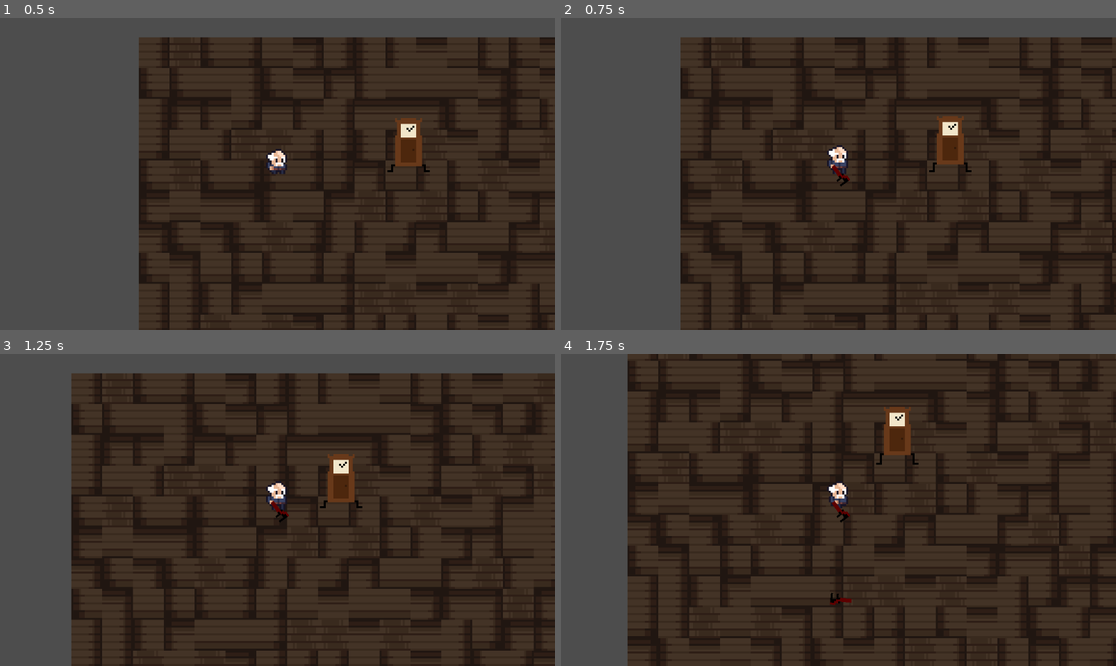
Above: before the commit, frames 1-4 (two rows, left to right).
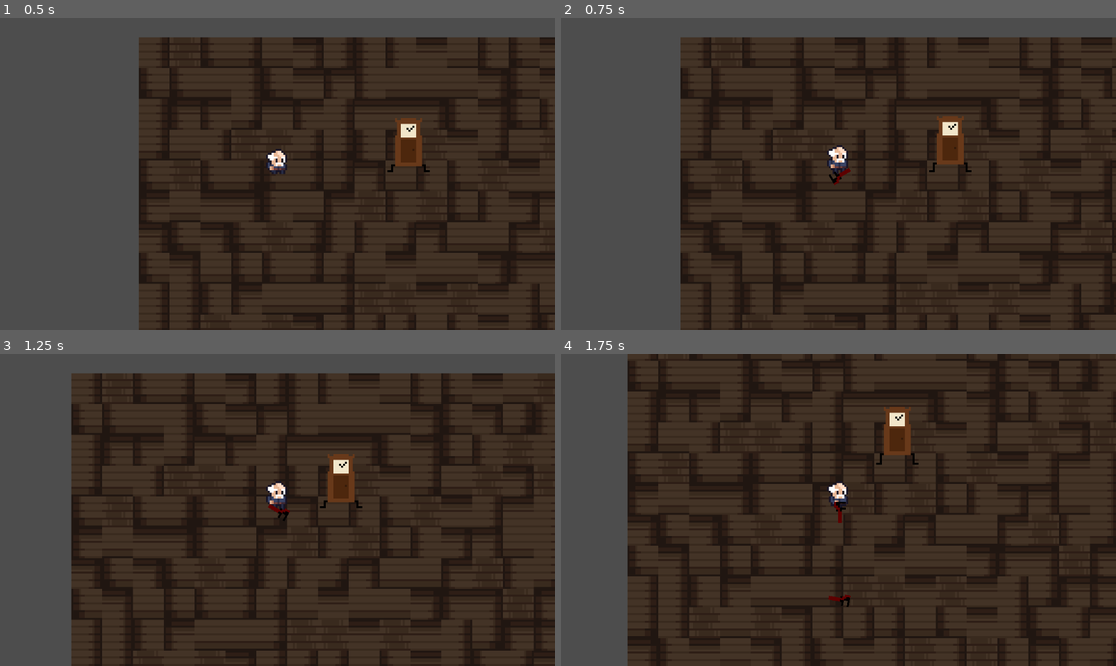
Above: after the commit, the same moments.

Repository: Jodios/JameGam30
Game: Godot game, scene res://for_testing_purposes_only.tscn
The game is run twice, just before and just after one commit, with the same random seed, the same clock (stepped at 60 frames per second) and the same inputs.
Inputs (mouse positions are in pixels of both pictures, inside the frame that each line leads up to):
- Up to frame 1 (0.5 s): no input
- Up to frame 2 (0.75 s): move the mouse to (960, 158) at 0.52 s; press the mouse at (960, 158) at 0.53 s; hold D (right) from 0.53 s (still down)
- Up to frame 3 (1.25 s): keep holding D (right)
- Up to frame 4 (1.75 s): move the mouse to (727, 525) at 1.27 s; release D (right) at 1.28 s; release the mouse at (727, 525) at 1.28 s; hold S (down) from 1.28 s (still down); click (727, 525) at 1.35 s

Frame 1 is identical in both runs. In frame 2, 0.1% of the frame differs, in the area x 48-53%, y 46-54%; in frame 3, less than 0.1%; in frame 4, 0.2%, in the area x 48-53%, y 46-82%.

Commit message:
Added collision sound

Diff:
--- a/weapons/wrench/wrench.gd
+++ b/weapons/wrench/wrench.gd
@@ -1,17 +1,24 @@
 extends Sprite2D
 
 @export var direction: Vector2
+
+@onready var animation_player: AnimationPlayer = $AnimationPlayer
 
 func _ready():
 	$Area2D.body_entered.connect(check_collision)
 
 func _process(_delta):
 	position += direction  * 2
-	rotation_degrees += 12
+	rotation_degrees += 20
 
 	if position.x < -1000 || position.x > 1000 || position.y < -1000 || position.y > 1000:
 		queue_free()
 
 func check_collision(body):
 	if body.has_method("clockman"):
+		$wrench_hit_01.play(0)
+		direction = Vector2.ZERO
+		animation_player.speed_scale = 2
+		animation_player.play("blow_up")
+		await animation_player.animation_finished
 		queue_free()
--- a/weapons/wrench/wrench.tscn
+++ b/weapons/wrench/wrench.tscn
@@ -1,7 +1,8 @@
-[gd_scene load_steps=7 format=3 uid="uid://cmh8qql5tvmne"]
+[gd_scene load_steps=8 format=3 uid="uid://cmh8qql5tvmne"]
 
 [ext_resource type="Script" path="res://weapons/wrench/wrench.gd" id="1_oo0fm"]
 [ext_resource type="Texture2D" uid="uid://dcyu5hblh131h" path="res://assets/wrench.png" id="2_bhqud"]
+[ext_resource type="AudioStream" uid="uid://dje4mvlgux2xd" path="res://assets/audio/wrench_hit_01.mp3" id="3_v2b30"]
 
 [sub_resource type="Animation" id="Animation_qgy3s"]
 resource_name = "blow_up"
@@ -40,8 +41,8 @@
 "blow_up": SubResource("Animation_qgy3s")
 }
 
-[sub_resource type="RectangleShape2D" id="RectangleShape2D_sj3x7"]
-size = Vector2(2, 8.5)
+[sub_resource type="CircleShape2D" id="CircleShape2D_khyt2"]
+radius = 8.01561
 
 [node name="wrench" type="Sprite2D"]
 script = ExtResource("1_oo0fm")
@@ -58,5 +59,8 @@
 [node name="Area2D" type="Area2D" parent="."]
 
 [node name="CollisionShape2D" type="CollisionShape2D" parent="Area2D"]
-position = Vector2(0, 1.25)
-shape = SubResource("RectangleShape2D_sj3x7")
+position = Vector2(0, 0.5)
+shape = SubResource("CircleShape2D_khyt2")
+
+[node name="wrench_hit_01" type="AudioStreamPlayer2D" parent="."]
+stream = ExtResource("3_v2b30")
Not shown, added: assets/audio/wrench_hit_01.mp3.import
Not shown, changed: .DS_Store
Not shown, changed: assets/.DS_Store
Not shown, added: assets/audio/wrench_hit_01.mp3
